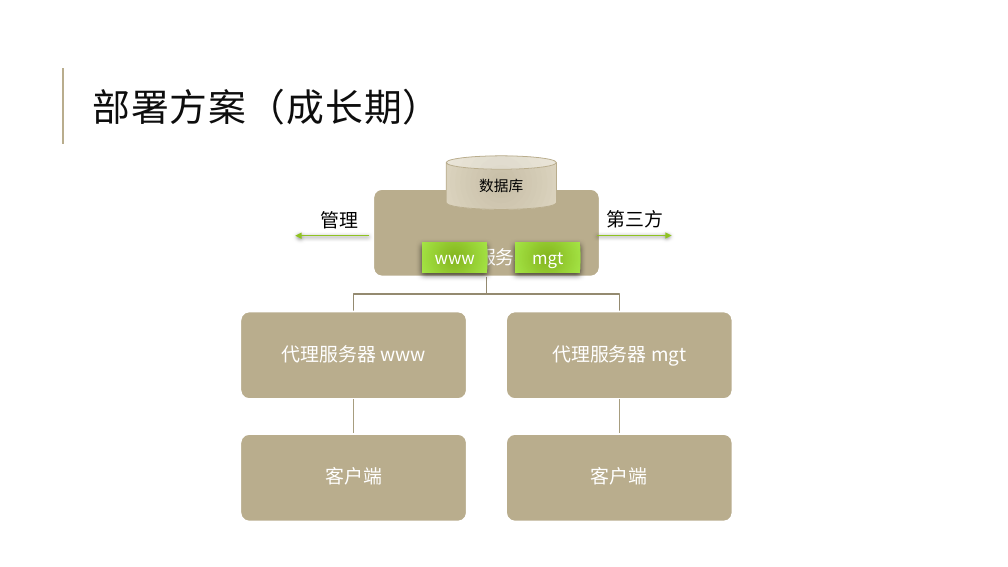
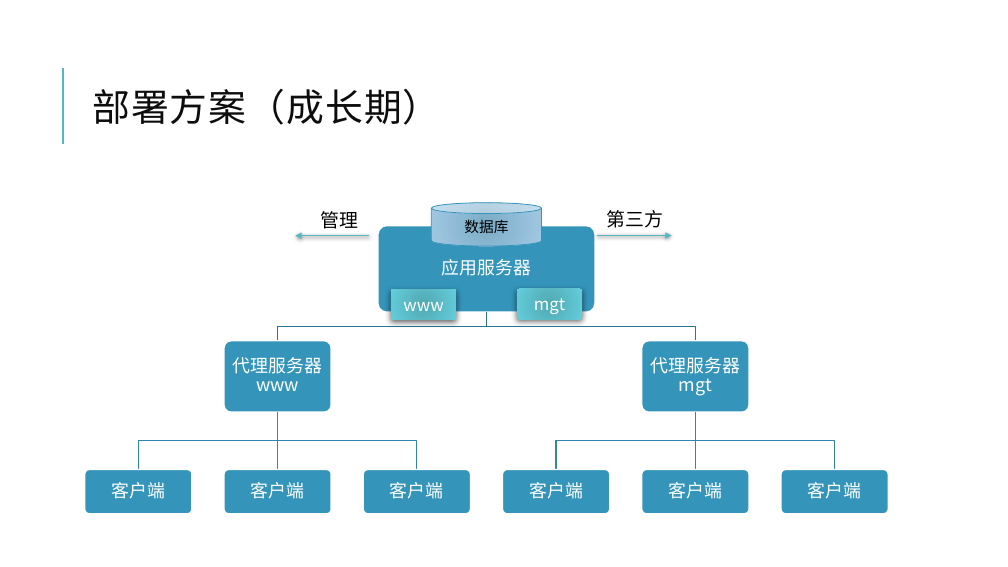
Before and after one commit to jzgi/chainsmart, a slide deck: slide 19 of Docs/品链供销.pptx. Drawn at 1008x567 pixels with LibreOffice and Linux fonts; fonts in the diff are those of the drawing. Boxes give left, top, right and bottom in pixels: in the first picture for what was removed or moved away, otherwise in the second. Text is boxed around its words. In the diff, an @@ line names an element or a change of style, - is before the commit and + after.

```diff
--- a/Docs/品链供销.pptx
+++ b/Docs/品链供销.pptx
@@ line (63, 144) - (63, 68): stroke #B9AD8D 1.5 pt to #58B6C0 1.5 pt @@
@@ cylinder "数据库": place and size @@
-cylinder "数据库" at <box>446,156,557,209</box>
+cylinder "数据库" at <box>432,203,542,246</box>
@@ cylinder "数据库" at <box>432,203,542,246</box>: fill gradient #C7BEA8 to #DDD4BF to gradient #7CADC8 to #A1C9E3; outline #B9AD8D 0.75 pt to #3494BA 0.75 pt @@
@@ arrow (370, 236) - (296, 236): stroke #8FC321 1.5 pt to #58B6C0 1.5 pt @@
@@ rounded rectangle: place and size @@
-rounded rectangle at <box>374,189,600,277</box>
+rounded rectangle at <box>378,226,595,312</box>
@@ rounded rectangle at <box>378,226,595,312</box>: fill #B9AD8D to #3494BA; outline #FFFFFF 1.5 pt to #FFFFFF 1.25 pt @@
@@ text "应用服务器": place and size @@
-text "应用服务器" at <box>439,244,533,269</box>
+text "应用服务器" at <box>442,259,531,276</box>
@@ text "应用服务器" at <box>442,259,531,276</box>: size 18 to 17 pt; vertical alignment bottom to middle @@
@@ arrow (597, 236) - (671, 236): stroke #8FC321 1.5 pt to #58B6C0 1.5 pt @@
@@ rectangle "www" at <box>391,290,456,320</box>: fill gradient #85B61F to #A4E447 to gradient #52AAB3 to #65CFDB @@
@@ rectangle "www": place and size @@
-rectangle "www" at <box>422,243,487,273</box>
+rectangle "www" at <box>391,290,456,320</box>
@@ rectangle "mgt": place and size @@
-rectangle "mgt" at <box>515,243,580,273</box>
+rectangle "mgt" at <box>517,289,582,319</box>
@@ rectangle "mgt" at <box>517,289,582,319</box>: fill gradient #85B61F to #A4E447 to gradient #52AAB3 to #65CFDB @@
@@ freeform shape: place and size @@
-freeform shape at <box>486,277,619,312</box>
+freeform shape at <box>486,312,695,341</box>
@@ freeform shape at <box>486,312,695,341</box>: outline #948B71 1.25 pt to #2A7795 1.25 pt @@
@@ text "代理服务器 www": place and size @@
-text "代理服务器 www" at <box>282,345,425,363</box>
+text "代理服务器 www" at <box>233,357,322,391</box>
@@ size 18 to 17 pt in 4 elements at <box>390,482,444,499</box>, <box>529,482,583,499</box>, <box>233,357,322,391</box>, <box>651,357,740,396</box> @@
@@ text "代理服务器 mgt": place and size @@
-text "代理服务器 mgt" at <box>552,345,686,366</box>
+text "代理服务器 mgt" at <box>651,357,740,396</box>
@@ group removed at <box>240,277,733,522</box>: 4 rounded rectangles, 3 freeform shapes @@
@@ text "客户端": place and size @@
-text "客户端" at <box>325,467,382,485</box>
+text "客户端" at <box>390,482,444,499</box>
@@ text "客户端": place and size @@
-text "客户端" at <box>591,467,648,485</box>
+text "客户端" at <box>529,482,583,499</box>
@@ group added at <box>85,312,889,513</box>: 8 rounded rectangles, 7 freeform shapes, 4 texts @@
+客户端
+客户端
+客户端
+客户端
```
Also in this commit, not shown: 34 other slides changed, 9 other files.
